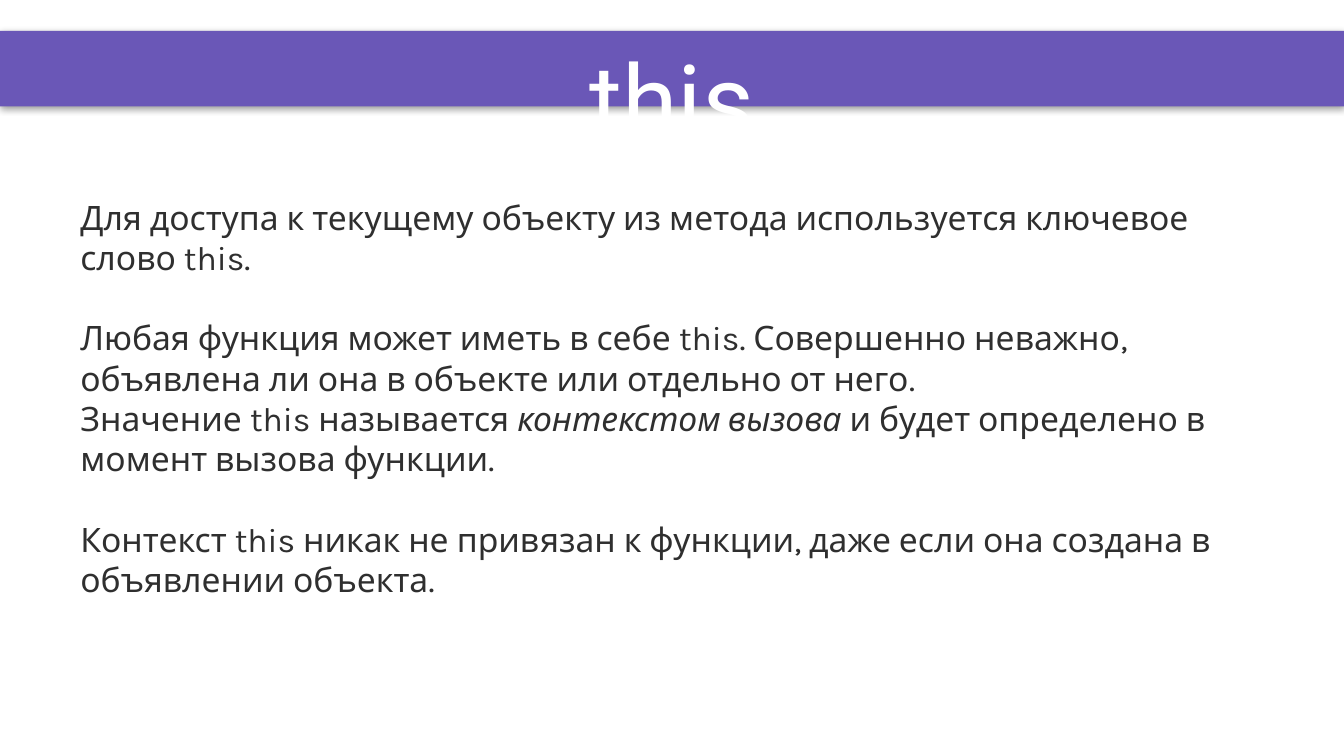
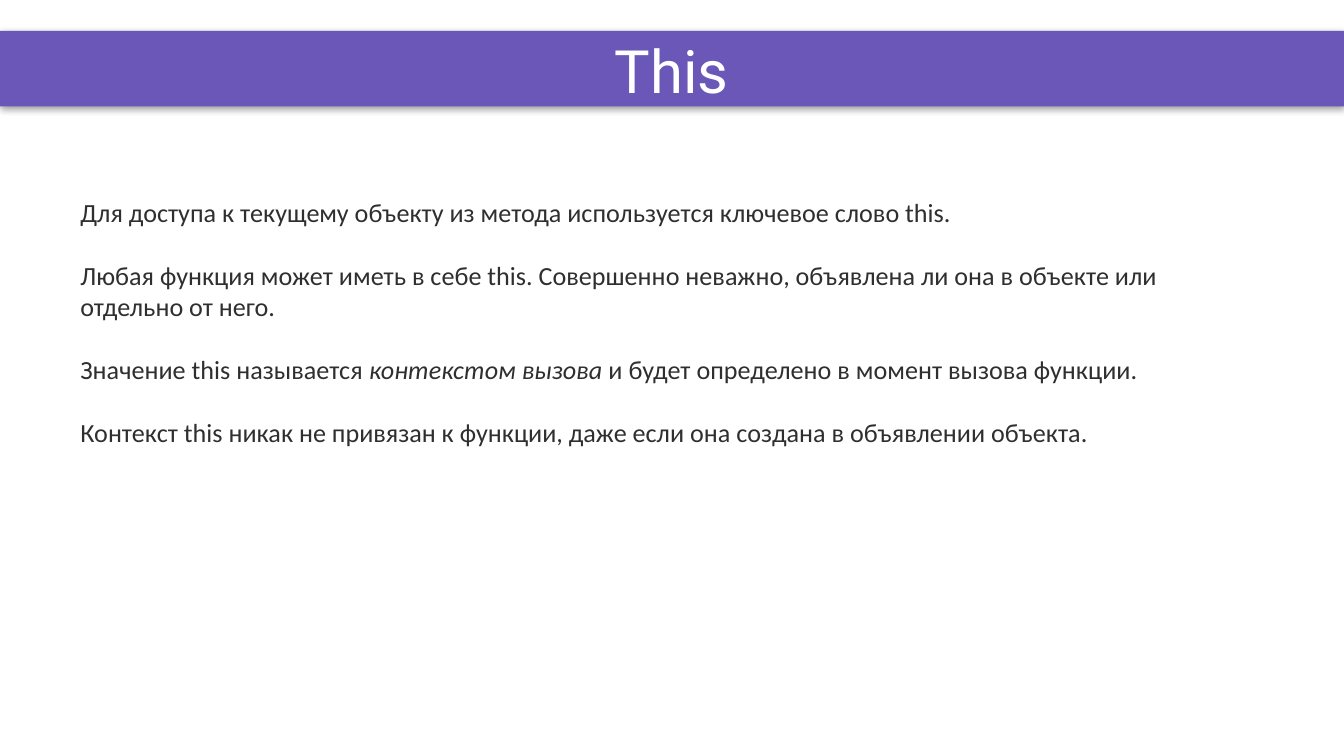
Before and after one commit to DinamickaDevelopment/Ignite-1, a slide deck: slide 3 of lesson_3/Presentation/Object_methods.pptx. Drawn at 1344x756 pixels with LibreOffice and Linux fonts; fonts in the diff are those of the drawing; background and template pictures are left out. Boxes give left, top, right and bottom in pixels: in the first picture for what was removed or moved away, otherwise in the second. Text is boxed around its words. In the diff, an @@ line names an element or a change of style, - is before the commit and + after.

```diff
--- a/lesson_3/Presentation/Object_methods.pptx
+++ b/lesson_3/Presentation/Object_methods.pptx
@@ title at (615, 48, 729, 108): text changed; size 54 to 32 pt @@
-this
+This
@@ text "Для доступа к текущему объекту ..." at (80, 204, 1157, 447): size 18 to 14 pt, font Karla to Calibri @@
```
Also in this commit, not shown: 3 other slides changed, 19 other files.
